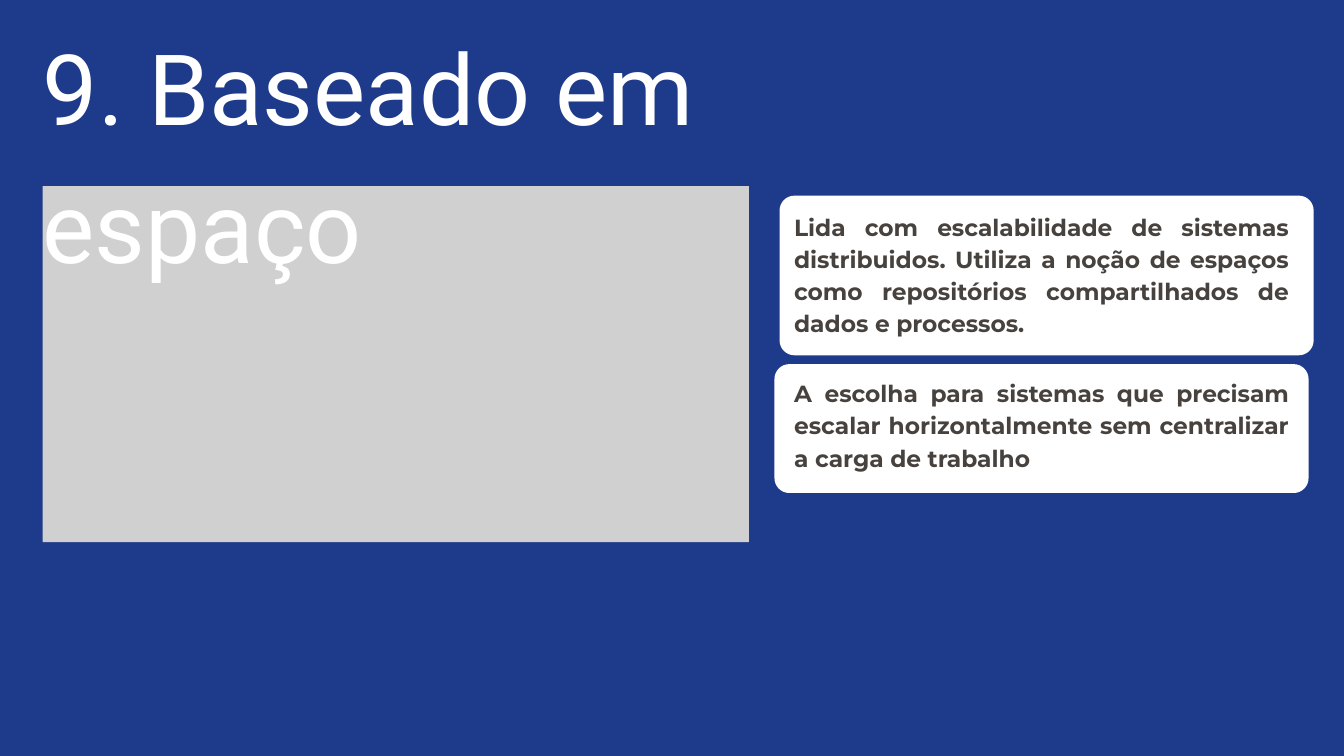
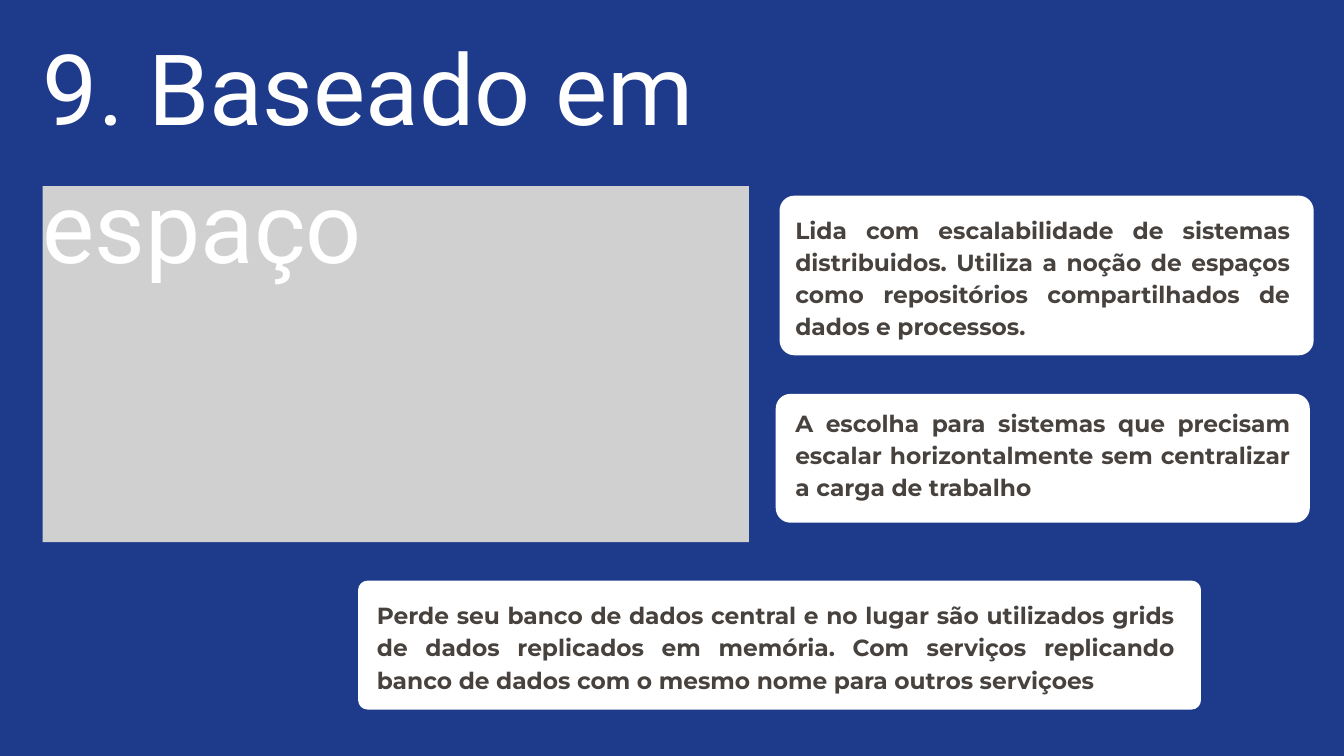
Before and after one commit to Liche008/Eng-Soft2-Grupo2, a slide deck: slide 14 of Apresentacao.pptx. Drawn at 1344x756 pixels with LibreOffice and Linux fonts; fonts in the diff are those of the drawing; grey boxes stand for pictures. Boxes give left, top, right and bottom in pixels: in the first picture for what was removed or moved away, otherwise in the second. Text is boxed around its words. In the diff, an @@ line names an element or a change of style, - is before the commit and + after.

```diff
--- a/Apresentacao.pptx
+++ b/Apresentacao.pptx
@@ freeform shape: place and size @@
-freeform shape at [774,364,1308,493]
+freeform shape at [775,394,1310,523]
@@ text "A escolha para sistemas que ...": place and size @@
-text "A escolha para sistemas que ..." at [794,383,1289,472]
+text "A escolha para sistemas que ..." at [795,413,1290,501]
@@ freeform shape added at [358,581,1201,710], fill #FFFFFF @@
@@ text added at [377,605,1174,694], 25 pt, text #47423E, bold @@
+Perde seu banco de dados central e no lugar são utilizados grids de dados replicados em memória. Com serviços replicando banco de dados com o mesmo nome para outros serviçoes
```
Also in this commit, not shown: 4 other slides changed.
